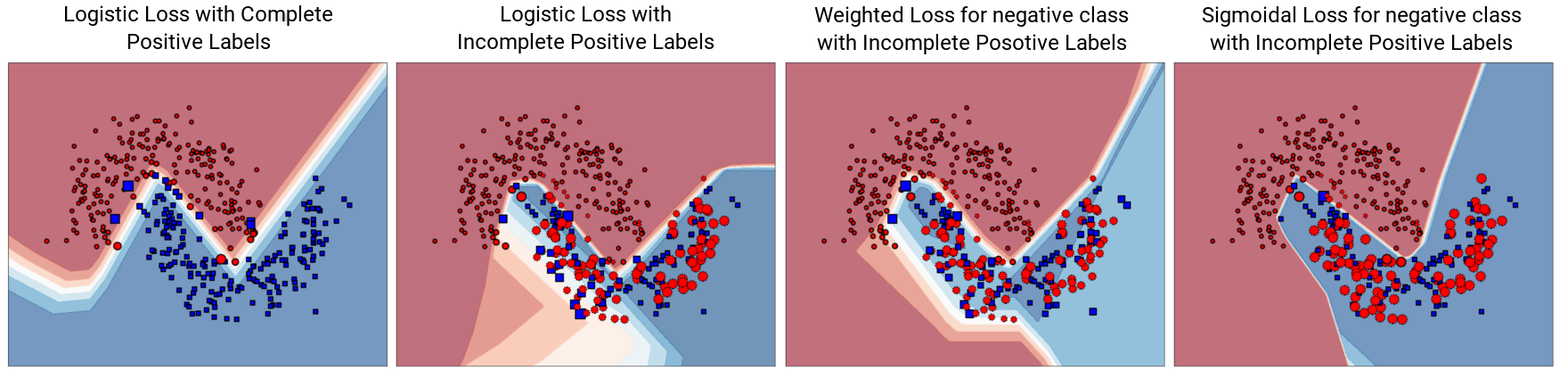
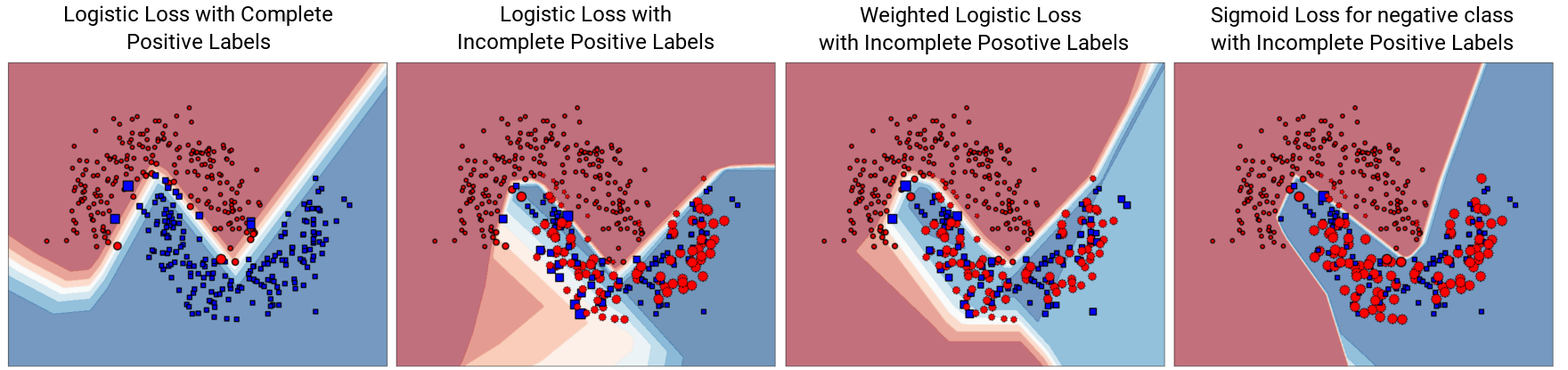
Layers edited between the first and the second 1568x370 image:
renamed "Sigmoidal Loss for negative cl..." to "Sigmoid Loss for negative clas...", painted on it over (1201, 6, 1521, 55)
renamed "Weighted Loss for negative cla..." to "Weighted Logistic Loss ...", painted on it over (814, 6, 1128, 55)
